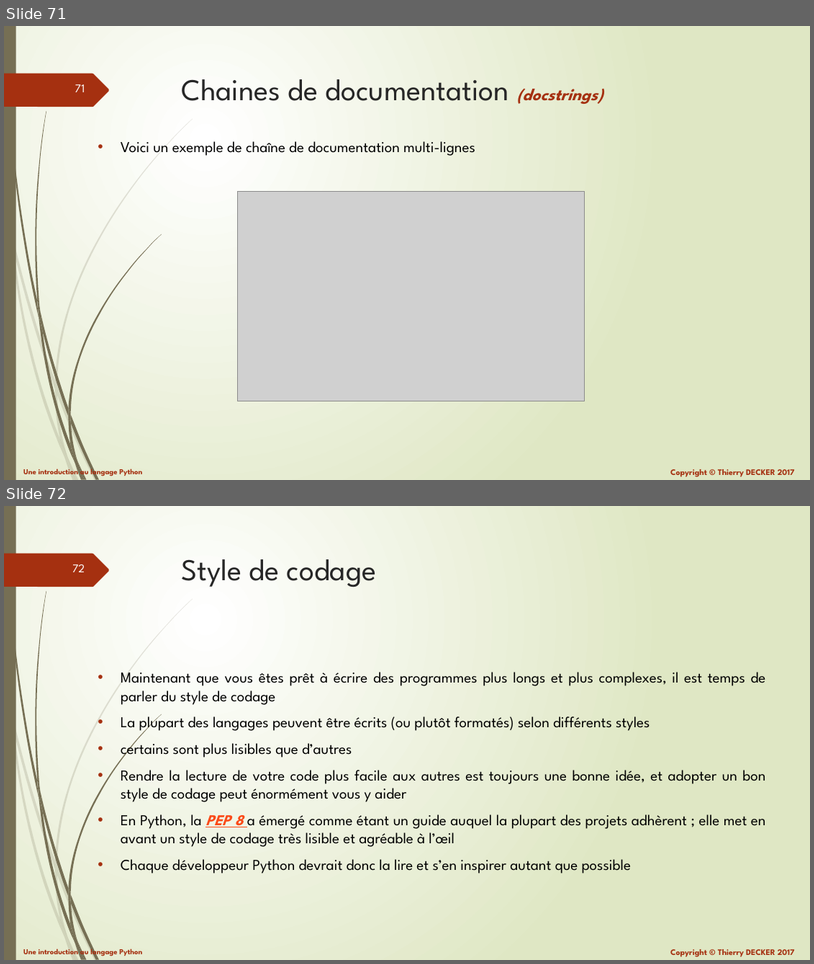
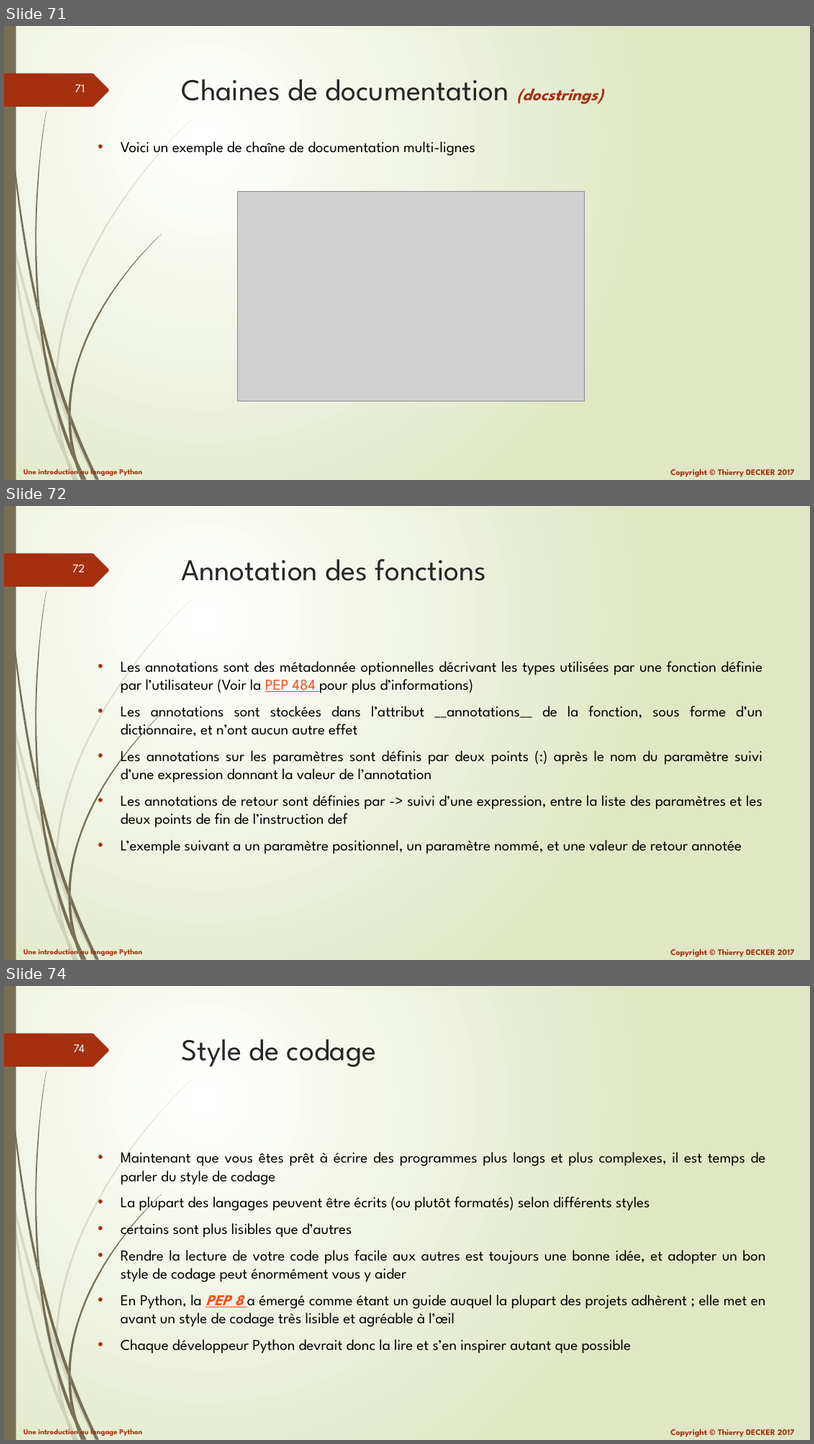
Before and after one commit to VikmanTheRacoon/learning-python, a slide deck: documentations/learning-python.pptx. Shown one above the other, each under a label of ours: slides 71 and 72 before the commit, slides 71, 72 and 74 after it; the slides between them are not shown. The pictures are 814x964 and 814x1444 pixels, drawn with LibreOffice and Linux fonts; fonts in the diff are those of the drawing; grey boxes stand for pictures. Boxes give left, top, right and bottom in pixels: in the first picture for what was removed or moved away, otherwise in the second. Text is boxed around its words. In the diff, an @@ line names an element or a change of style, - is before the commit and + after.

```diff
--- a/documentations/learning-python.pptx
+++ b/documentations/learning-python.pptx
@@ slide 72 added at (4, 506, 810, 960), background gradient #FFFFFF to #DFE8C4; not listed: 27 template elements that a slide beside it also shows @@
@@ title added at (182, 559, 486, 581), 36 pt, text #262626 @@
+Annotation des fonctions
@@ text added at (121, 661, 763, 854), 18 pt, text #000000 @@
+• Les annotations sont des métadonnée optionnelles décrivant les types utilisées par une fonction définie par l’utilisateur (Voir la PEP 484 pour plus d’informations)
+• Les annotations sont stockées dans l’attribut __annotations__ de la fonction, sous forme d’un dictionnaire, et n’ont aucun autre effet
+• Les annotations sur les paramètres sont définis par deux points (:) après le nom du paramètre suivi d’une expression donnant la valeur de l’annotation
+• Les annotations de retour sont définies par -> suivi d’une expression, entre la liste des paramètres et les deux points de fin de l’instruction def
+• L’exemple suivant a un paramètre positionnel, un paramètre nommé, et une valeur de retour annotée
@@ what was slide 72 is now slide 74 @@
@@ page number at (74, 1044, 85, 1052): text changed @@
-72
+74
```
Also in this commit, not shown: 1 other slide added, 1 other file.
